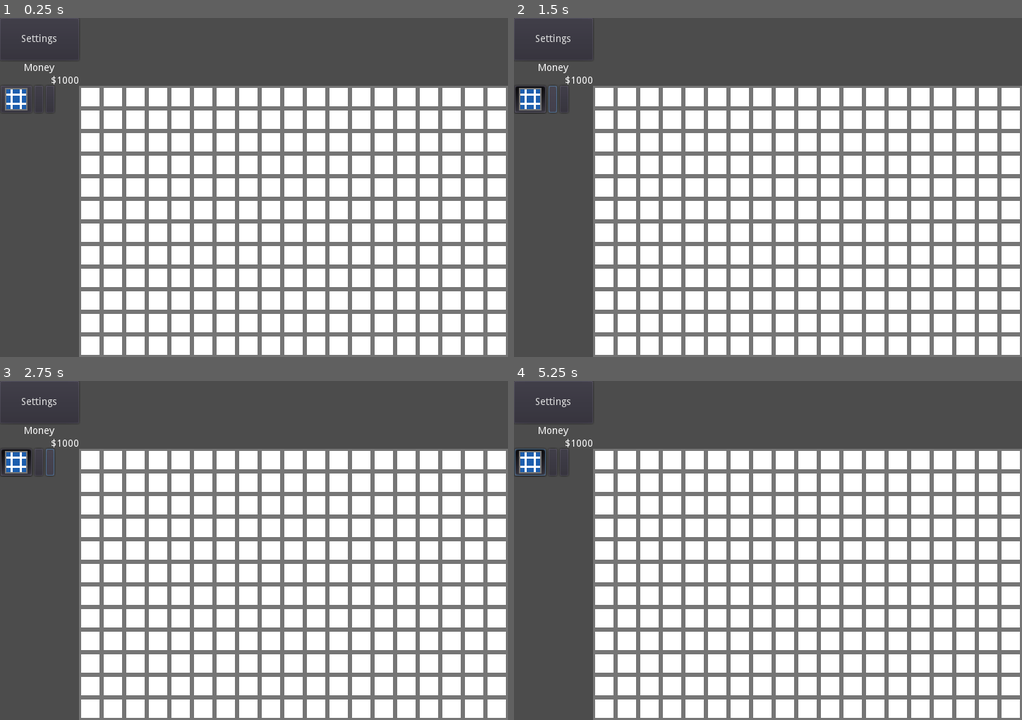
Above: before the commit, frames 1-4 (two rows, left to right).
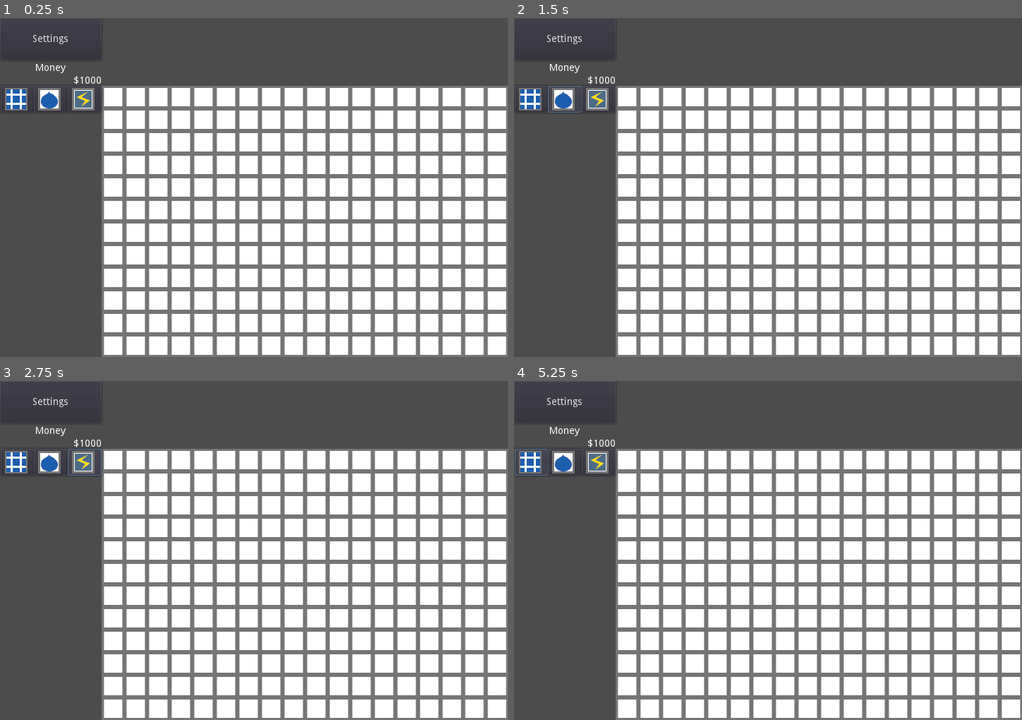
Above: after the commit, the same moments.

Repository: Marcuss2/openreactor
Game: Godot game, scene res://scenes/Main.tscn
Same seed, same stepped clock (60 frames per second), same inputs: the game is played once before the commit and once after it. Before the commit the project starts from res://Main.tscn.
Inputs (mouse positions are in pixels of both pictures, inside the frame that each line leads up to; where the layout moved, square brackets give the same spot in the first picture):
- Up to frame 1 (0.25 s): no input
- Up to frame 2 (1.5 s): click (529, 99) at 0.5 s; click (564, 99) [554, 99] at 1.25 s
- Up to frame 3 (2.75 s): click (86, 462) [50, 462] at 2 s
- Up to frame 4 (5.25 s): click (529, 462) at 2.75 s; click (564, 462) [554, 462] at 3.5 s; click (600, 462) [564, 462] at 4.25 s; click (529, 462) at 5 s

The runs differ from the first frame. In frame 1, 7.5% of the frame differs, in the area x 4-100%, y 0-100%; in frame 2, 7.6%; in frame 3, 7.6%; in frame 4, 7.6%, in the area x 0-100%, y 0-100%.

Commit message:
UI adjustments and tile entity start

Diff:
--- a/Main.tscn
+++ /dev/null
@@ -1,13 +0,0 @@
-[gd_scene load_steps=4 format=2]
-
-[ext_resource path="res://Main.gd" type="Script" id=1]
-[ext_resource path="res://TileArea.tscn" type="PackedScene" id=2]
-[ext_resource path="res://Control.tscn" type="PackedScene" id=3]
-
-[node name="Main" type="Node"]
-script = ExtResource( 1 )
-
-[node name="Node2D" parent="." instance=ExtResource( 2 )]
-
-[node name="Control" parent="." instance=ExtResource( 3 )]
-mouse_filter = 2
--- a/ProgressBar.tscn
+++ /dev/null
@@ -1,9 +0,0 @@
-[gd_scene format=2]
-
-[node name="ProgressBar" type="TextureProgress"]
-margin_right = 32.0
-margin_bottom = 2.0
-value = 100.0
-fill_mode = 1
-tint_under = Color( 1, 1, 1, 0 )
-tint_over = Color( 1, 1, 1, 0 )
--- a/Tile.gd
+++ /dev/null
@@ -1,37 +0,0 @@
-extends Area2D
-
-signal clicked
-
-export var id = 0
-export var heat_capacity = 0
-
-var heat = 0
-var oldheat = 0
-var x_indice = 0
-var y_indice = 0
-
-
-func tile_logic(tiles):
-	pass
-
-
-func _process(delta):
-	oldheat = heat
-
-
-func init(pos_x, pos_y, x_indice, y_indice):
-	position.x = pos_x
-	position.y = pos_y
-	self.x_indice = x_indice
-	self.y_indice = y_indice
-
-func has_heat_capacity():
-	return heat_capacity != 0
-
-func get_heat_capacity():
-	return heat_capacity
-
-
-func _on_Tile_input_event(viewport, event, shape_idx):
-	if event.is_pressed():
-		emit_signal("clicked", x_indice, y_indice)
--- a/TileArea.gd
+++ /dev/null
@@ -1,18 +0,0 @@
-extends Node2D
-
-export var gridsize_x = 19
-export var gridsize_y = 12
-
-# Called when the node enters the scene tree for the first time.
-func _ready():
-	var empty_tile = preload("res://Tile.tscn")
-	for i in range(gridsize_x):
-		for j in range(gridsize_y):
-			var tile = empty_tile.instance()
-			tile.init(16 + 32 * i, 16 + 32 * j, i, j)
-			tile.connect("clicked", self, "_on_Tile_clicked")
-			add_child(tile)
-
-
-func _on_Tile_clicked(x_indice, y_indice):
-	print("Clicked! " + str(x_indice) + " " + str(y_indice))
--- a/TileArea.tscn
+++ /dev/null
@@ -1,7 +0,0 @@
-[gd_scene load_steps=2 format=2]
-
-[ext_resource path="res://TileArea.gd" type="Script" id=1]
-
-[node name="TileArea" type="Node2D"]
-position = Vector2( 112, 96 )
-script = ExtResource( 1 )
--- a/project.godot
+++ b/project.godot
@@ -15,13 +15,13 @@
 
 [application]
 
-config/name="reactor"
-run/main_scene="res://Main.tscn"
+config/name="Open Reactor"
+run/main_scene="res://scenes/Main.tscn"
 config/icon="res://icon.png"
 
 [autoload]
 
-Global="*res://Global.gd"
+Global="*res://scripts/Global.gd"
 
 [display]
 
--- a/Control.tscn
+++ b/scenes/Control.tscn
@@ -1,76 +1,97 @@
-[gd_scene load_steps=3 format=2]
+[gd_scene load_steps=5 format=2]
 
-[ext_resource path="res://Control.gd" type="Script" id=1]
+[ext_resource path="res://scripts/Control.gd" type="Script" id=1]
 [ext_resource path="res://assets/solar.png" type="Texture" id=2]
+[ext_resource path="res://assets/water.png" type="Texture" id=3]
+[ext_resource path="res://assets/lowgen.png" type="Texture" id=4]
 
 [node name="Control" type="Control"]
 light_mask = 0
 anchor_right = 1.0
 anchor_bottom = 1.0
+margin_left = 0.397217
+margin_right = 0.397217
 mouse_filter = 1
 script = ExtResource( 1 )
 
 [node name="GeneralContainer" type="MarginContainer" parent="."]
-margin_right = 112.0
+margin_right = 144.0
 margin_bottom = 96.0
 
 [node name="VBoxContainer" type="VBoxContainer" parent="GeneralContainer"]
-margin_right = 112.0
+margin_right = 144.0
 margin_bottom = 96.0
 grow_vertical = 2
 
 [node name="Button" type="Button" parent="GeneralContainer/VBoxContainer"]
-margin_right = 112.0
+margin_right = 144.0
 margin_bottom = 60.0
 size_flags_vertical = 3
 text = "Settings"
 
 [node name="MoneyLabel" type="Label" parent="GeneralContainer/VBoxContainer"]
 margin_top = 64.0
-margin_right = 112.0
+margin_right = 144.0
 margin_bottom = 78.0
 text = "Money"
 align = 1
 
 [node name="MoneyCount" type="Label" parent="GeneralContainer/VBoxContainer"]
 margin_top = 82.0
-margin_right = 112.0
+margin_right = 144.0
 margin_bottom = 96.0
 text = "$1000"
 align = 2
 
 [node name="StaticContainer" type="MarginContainer" parent="."]
-margin_left = 112.0
+margin_left = 144.0
 margin_right = 720.0
 margin_bottom = 96.0
 
 [node name="GameContainer" type="MarginContainer" parent="."]
 margin_left = 1.0
 margin_top = 96.0
-margin_right = 112.0
+margin_right = 144.0
 margin_bottom = 480.0
+size_flags_horizontal = 13
+size_flags_vertical = 13
 
 [node name="VBoxContainer" type="VBoxContainer" parent="GameContainer"]
-margin_right = 111.0
+margin_right = 143.0
 margin_bottom = 384.0
+size_flags_horizontal = 13
+size_flags_vertical = 13
 
 [node name="HBoxContainer" type="HBoxContainer" parent="GameContainer/VBoxContainer"]
-margin_right = 111.0
+margin_right = 143.0
 margin_bottom = 38.0
+size_flags_horizontal = 9
+size_flags_vertical = 9
+custom_constants/separation = 0
 
 [node name="SolarButton" type="Button" parent="GameContainer/VBoxContainer/HBoxContainer"]
-margin_right = 44.0
+margin_right = 47.0
 margin_bottom = 38.0
-toggle_mode = true
+size_flags_horizontal = 7
+size_flags_vertical = 5
 icon = ExtResource( 2 )
 
 [node name="WaterButton" type="Button" parent="GameContainer/VBoxContainer/HBoxContainer"]
-margin_left = 48.0
-margin_right = 60.0
+margin_left = 47.0
+margin_right = 94.0
 margin_bottom = 38.0
+size_flags_horizontal = 7
+size_flags_vertical = 5
+icon = ExtResource( 3 )
 
 [node name="SteamButton" type="Button" parent="GameContainer/VBoxContainer/HBoxContainer"]
-margin_left = 64.0
-margin_right = 76.0
+margin_left = 94.0
+margin_right = 143.0
 margin_bottom = 38.0
+size_flags_horizontal = 7
+size_flags_vertical = 5
+icon = ExtResource( 4 )
 [connection signal="pressed" from="GeneralContainer/VBoxContainer/Button" to="." method="_on_Settings_Button_pressed"]
+[connection signal="pressed" from="GameContainer/VBoxContainer/HBoxContainer/SolarButton" to="." method="_on_Tile_Button_pressed" binds= [ 1 ]]
+[connection signal="pressed" from="GameContainer/VBoxContainer/HBoxContainer/WaterButton" to="." method="_on_Tile_Button_pressed" binds= [ 2 ]]
+[connection signal="pressed" from="GameContainer/VBoxContainer/HBoxContainer/SteamButton" to="." method="_on_Tile_Button_pressed" binds= [ 3 ]]
--- /dev/null
+++ b/scenes/Main.tscn
@@ -0,0 +1,15 @@
+[gd_scene load_steps=4 format=2]
+
+[ext_resource path="res://scripts/Main.gd" type="Script" id=1]
+[ext_resource path="res://scenes/TileArea.tscn" type="PackedScene" id=2]
+[ext_resource path="res://scenes/Control.tscn" type="PackedScene" id=3]
+
+[node name="Main" type="Node"]
+script = ExtResource( 1 )
+
+[node name="Node2D" parent="." instance=ExtResource( 2 )]
+position = Vector2( 144.397, 96 )
+
+[node name="Control" parent="." instance=ExtResource( 3 )]
+mouse_filter = 2
+[connection signal="tile_select" from="Control" to="Node2D" method="_on_Control_tile_select"]
--- a/Tile.tscn
+++ b/scenes/Tile.tscn
@@ -1,6 +1,6 @@
 [gd_scene load_steps=5 format=2]
 
-[ext_resource path="res://Tile.gd" type="Script" id=1]
+[ext_resource path="res://scripts/Tile.gd" type="Script" id=1]
 [ext_resource path="res://assets/empty_tile.png" type="Texture" id=2]
 
 [sub_resource type="SpriteFrames" id=1]
@@ -32,4 +32,14 @@
 margin_left = -16.0
 margin_right = 16.0
 margin_bottom = 16.0
+rect_pivot_offset = Vector2( -64, -16 )
+mouse_filter = 2
+custom_constants/separation = 0
+alignment = 2
+
+[node name="TopPad" type="Control" parent="Bars"]
+margin_right = 32.0
+margin_bottom = 16.0
+mouse_filter = 2
+size_flags_vertical = 3
 [connection signal="input_event" from="." to="." method="_on_Tile_input_event"]
--- /dev/null
+++ b/scenes/TileArea.tscn
@@ -0,0 +1,9 @@
+[gd_scene load_steps=3 format=2]
+
+[ext_resource path="res://scripts/TileArea.gd" type="Script" id=1]
+[ext_resource path="res://scenes/Tile.tscn" type="PackedScene" id=2]
+
+[node name="TileArea" type="Node2D"]
+script = ExtResource( 1 )
+gridsize_x = 18
+tile_resource = [ ExtResource( 2 ) ]
--- /dev/null
+++ b/scenes/TileBar.tscn
@@ -0,0 +1,12 @@
+[gd_scene load_steps=2 format=2]
+
+[ext_resource path="res://assets/bar.png" type="Texture" id=1]
+
+[node name="TileBar" type="TextureProgress"]
+margin_right = 32.0
+margin_bottom = 2.0
+mouse_filter = 2
+value = 100.0
+texture_progress = ExtResource( 1 )
+tint_under = Color( 1, 1, 1, 0 )
+tint_over = Color( 1, 1, 1, 0 )
--- a/Control.gd
+++ b/scripts/Control.gd
@@ -1,8 +1,6 @@
 extends Control
 
-# Declare member variables here. Examples:
-# var a = 2
-# var b = "text"
+signal tile_select
 
 # Called when the node enters the scene tree for the first time.
 func _ready():
@@ -15,3 +13,8 @@
 
 func _on_Settings_Button_pressed():
 	print("Settings button pressed")
+
+
+func _on_Tile_Button_pressed(tile_id):
+	print_debug("Tile id: " + str(tile_id) + " selected")
+	emit_signal("tile_select", tile_id)
--- /dev/null
+++ b/scripts/Tile.gd
@@ -0,0 +1,40 @@
+extends Area2D
+
+signal clicked
+signal exploded
+
+export var id = 0
+export var tile_entities = {}
+
+var x_indice = 0
+var y_indice = 0
+
+
+func tile_logic(tiles):
+	pass
+
+func explode():
+	emit_signal("exploded", x_indice, y_indice)
+
+func _process(delta):
+	for item in tile_entities.values():
+		item.amount = item.old_amount
+	if "heat" in tile_entities && tile_entities["heat"].capacity < tile_entities["heat"].amount:
+		explode()
+
+
+func init(pos_x, pos_y, x_indice, y_indice):
+	position.x = pos_x
+	position.y = pos_y
+	self.x_indice = x_indice
+	self.y_indice = y_indice
+
+func has_entity_capacity(entity):
+	return entity in tile_entities
+
+func get_entity_capacity(entity):
+	return tile_entities[entity].capacity
+
+func _on_Tile_input_event(viewport, event, shape_idx):
+	if event.is_pressed():
+		emit_signal("clicked", x_indice, y_indice)
--- /dev/null
+++ b/scripts/TileArea.gd
@@ -0,0 +1,39 @@
+extends Node2D
+
+export var gridsize_x = 19
+export var gridsize_y = 12
+
+var tiles = []
+var selected_tile_id = 0
+
+export var tile_resource = []
+
+
+# Called when the node enters the scene tree for the first time.
+func _ready():
+	for i in range(gridsize_x):
+		tiles.append([])
+		for j in range(gridsize_y):
+			var tile = tile_resource[0].instance()
+			tile.init(16 + 32 * i, 16 + 32 * j, i, j)
+			tile.connect("clicked", self, "_on_Tile_clicked")
+			tiles[i].append(tile)
+			add_child(tile)
+
+
+func _on_Tile_clicked(x_indice, y_indice):
+	print("Clicked! " + str(x_indice) + " " + str(y_indice))
+	if tiles[x_indice][y_indice].id == 0:
+		tiles[x_indice][y_indice].queue_free()
+		var new_tile = tile_resource[selected_tile_id].instance()
+		new_tile.init(16 + 32 * x_indice, 16 + 32 * y_indice, x_indice, y_indice)
+		new_tile.connect("clicked", self, "_on_Tile_clicked")
+		tiles[x_indice][y_indice] = new_tile
+		add_child(new_tile)
+
+
+func _on_Tile_exploded(x_indice, y_indice):
+	print("Exploded! " + str(x_indice) + " " + str(y_indice))
+
+func _on_Control_tile_select(tile_id):
+	selected_tile_id = tile_id
Binary file added: assets/lowgen.png
Not shown, added: assets/lowgen.png.import
Binary file added: assets/water.png
Renamed: Global.gd -> scripts/Global.gd
Renamed: Main.gd -> scripts/Main.gd
